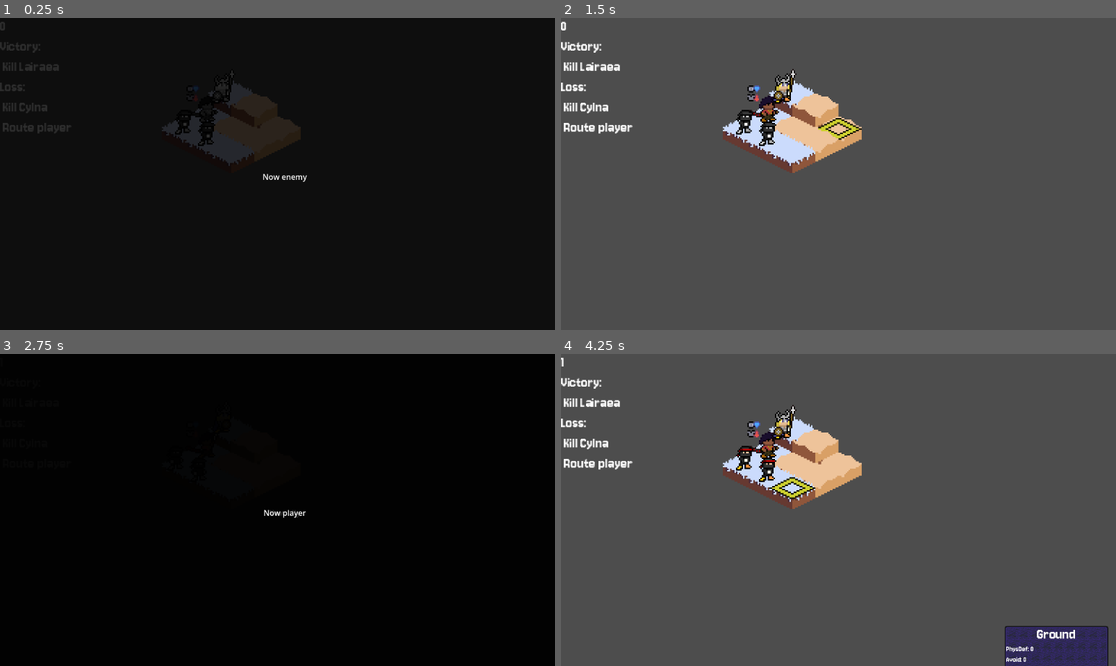
Above: before the commit, frames 1-4 (two rows, left to right).
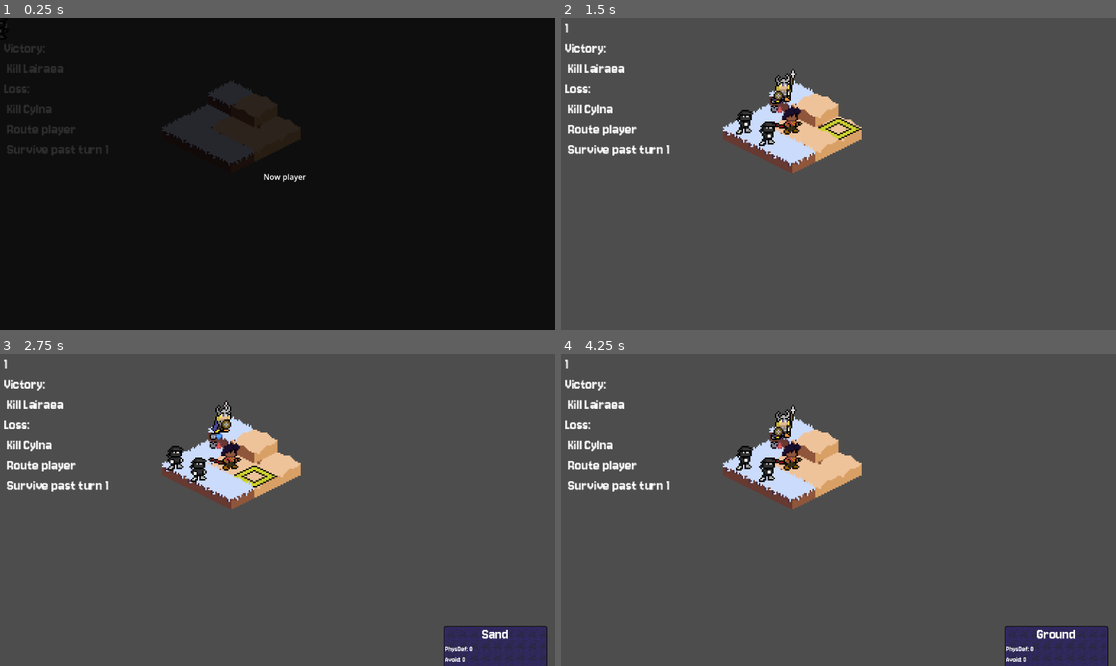
Above: after the commit, the same moments.

Repository: Puffe14/godot-breaker-srpg
Game: Godot game, scene res://nodes/main_gui.tscn
The game is run twice, just before and just after one commit, with the same random seed, the same clock (stepped at 60 frames per second) and the same inputs.
Inputs (mouse positions are in pixels of both pictures, inside the frame that each line leads up to):
- Up to frame 1 (0.25 s): no input
- Up to frame 2 (1.5 s): tap Enter at 0.5 s; move the mouse to (838, 127) at 0.52 s; click (838, 127) at 0.6 s; tap Tab (deselect) at 1.35 s
- Up to frame 3 (2.75 s): click (277, 463) at 1.55 s; tap R (retry, bound only after the commit) at 2 s; move the mouse to (255, 475) at 2.02 s; click (255, 475) at 2.1 s
- Up to frame 4 (4.25 s): click (816, 475) at 2.85 s; tap R (retry, bound only after the commit) at 3.5, 4.15 s; move the mouse to (794, 488) at 3.52 s; tap Tab (deselect) at 3.6 s; click (794, 488) at 3.8 s

The runs differ from the first frame. In frame 1, 1.2% of the frame differs, in the area x 0-56%, y 1-53%; in frame 2, 2.0%; in frame 3, 100%, in the area x 0-100%, y 0-100%; in frame 4, 2.3%.

Commit message:
Fixed movement reading and added O for no counter.

Diff:
--- a/nodes/main_gui.tscn
+++ b/nodes/main_gui.tscn
@@ -58,6 +58,8 @@
 
 [node name="MapInfoLabel" type="Label" parent="HUD" unique_id=1166450183]
 layout_mode = 0
-offset_right = 40.0
-offset_bottom = 18.0
+offset_left = 9.0
+offset_top = 4.0
+offset_right = 49.0
+offset_bottom = 22.0
 scale = Vector2(2, 2)
--- a/project.godot
+++ b/project.godot
@@ -38,6 +38,11 @@
 , Object(InputEventMouseButton,"resource_local_to_scene":false,"resource_name":"","device":-1,"window_id":0,"alt_presse …(244 unchanged characters)…
 ]
 }
+retry={
+"deadzone": 0.2,
+"events": [Object(InputEventKey,"resource_local_to_scene":false,"resource_name":"","device":-1,"window_id":0,"alt_pressed":false,"shift_pressed":false,"ctrl_pressed":false,"meta_pressed":false,"pressed":false,"keycode":0,"physical_keycode":82,"key_label":0,"unicode":114,"location":0,"echo":false,"script":null)
+]
+}
 
 [rendering]
 
--- /dev/null
+++ b/resources/data/maps/map_2.json
@@ -0,0 +1,69 @@
+{
+	"enemies": [
+	  [
+		["Lochagos",0,[10,0]],
+		["Medic",0,[9,3]]
+	  ],
+	  [
+		["Fusiller",0,[3,2]],
+		["Warrior",0,[3,3]]
+	  ],
+	  [
+		["Swordsman",0,[7,4]],
+		["Warrior",0,[9,4]]
+	  ]
+	],
+	"allies": [
+	 [ ["Slingman",0,[6,1]] ]
+	],
+	"joining": [
+	  ["Geblah",0,[0,2]],
+	  ["Lairaea",0,[0,4]]
+	],
+	"events": {
+	  "aynia_joins": {
+		"title": "reinforcement",
+		"units": [
+		  ["Aynia",[4,5]]
+		],
+		"team": "Player",
+		"turns": [2]
+	  },
+	  "knight_appears": {
+		"title": "reinforcement",
+		"units": [
+		  ["Lochagos",[0,0]]
+		],
+		"team": "Enemy",
+		"turns": [3,4]
+	  }
+	},
+	"grid": {
+	  "tiles": ["grf","grf","thc","thc","thc","grf","grf","grf","grf","grf","grf",
+				"grf","grf","thc","thc","thc","grf","gbu","thc","thc","grf","grf",
+				"grf","grf","grf","grf","grf","grf","grf","grf","grf","grf","grf",
+				"grf","grf","grf","grf","grf","grf","grf","grf","grf","grf","grf",
+				"grf","grf","grf","grf","grf","gbu","grf","grf","grf","grf","grf",
+				"grf","grf","grf","grf","grf","grf","grf","grf","grf","grf","thc",
+				"grf","grf","grf","grf","grf","grf","grf","grf","grf","thc","thc"
+	  ],
+	  "row": 11,
+	  "column": 7,
+	  "elevation": [2,1,4,4,4,3,3,2,1,0,0,
+					2,1,4,4,4,2,2,3,3,0,0,
+					2,1,1,2,2,2,2,2,0,0,0,
+					1,1,1,2,2,2,2,2,0,0,0,
+					1,1,2,2,2,2,2,2,2,0,0,
+					2,1,1,5,5,5,2,2,2,1,2,
+					2,1,1,5,5,5,2,2,2,2,2
+	  ]
+	},
+	"clear": {
+	  "title": "survive",
+	  "limit": 5
+	},
+	"lose": [],
+	"deploy": [[0,3]],
+	"rotation": 0,
+	"turnNumber": 1
+  }
--- a/resources/data/maps/test_map.json
+++ b/resources/data/maps/test_map.json
@@ -42,7 +42,11 @@
 		{
 		  "title": "route",
 		  "team": "player"
-		}
+		},
+		{
+		  "title": "survive",
+		  "limit": 1
+	  	}
 	],
 	"deploy": [[0,0],[0,1],[1,0]],
 	"rotation": 2,
--- a/scripts/components/action/game_over.gd
+++ b/scripts/components/action/game_over.gd
@@ -5,3 +5,5 @@
 	explain.addDialogue("You've lost.")
 	print("Game over played.")
 	return explain
+
+var over = true
--- a/scripts/components/combat/combat.gd
+++ b/scripts/components/combat/combat.gd
@@ -236,8 +236,10 @@
 		arw = "->>"
 	elif speed_diff >= Rules.doubleDiff:
 		arw = "->->"
+	if target_attacks < 1:
+		arw = arw + "O"
 	elif speed_diff <= -Rules.doubleDiff:
-		arw = "-<-<"
+		arw = arw + "<-<"
 	elif skill_diff <= Rules.vantageDiff:
 		arw = "<" + arw
 	return arw
--- a/scripts/components/game/file_loader.gd
+++ b/scripts/components/game/file_loader.gd
@@ -63,6 +63,7 @@
 
 func reread_map(map: FieldMap):
 	map.grid = Grid.new()
+	map.turnNumber = 1
 	var map_json = load("res://resources/data/maps/test_map.json").data
 
 	# boundaries
--- a/scripts/components/game/game.gd
+++ b/scripts/components/game/game.gd
@@ -7,7 +7,7 @@
 var changeMap: bool = false
 var currentTurn: int = 0
 # Who is doing what to whom?
-var turnOf: Units.Team = Units.Team.Enemy
+var turnOf: Units.Team = Units.Team.Player
 @export var player: Organisation = null
 var acting: Units = null
 var target: Units = null
--- a/scripts/components/maps/conditions/survive.gd
+++ b/scripts/components/maps/conditions/survive.gd
@@ -2,7 +2,7 @@
 
 var turn_limit = 0
 
-func _init(_turn_limit: Array) -> void:
+func _init(_turn_limit: int) -> void:
 	turn_limit = _turn_limit
 
 ## Survive until a particular turn
@@ -10,4 +10,4 @@
 	return fieldMap.turnNumber > turn_limit
 
 func description() -> String:
-	return "Survive past turn " + turn_limit
+	return "Survive past turn " + str(turn_limit)
--- a/scripts/components/units/stats.gd
+++ b/scripts/components/units/stats.gd
@@ -63,5 +63,5 @@
 	sl.get("speed",0),
 	sl.get("defence",0),
 	sl.get("resistance",0),
-	sl.get("move",0),
+	sl.get("movement",0),
 	sl.get("jump",0))
--- a/scripts/ui/main_gui.gd
+++ b/scripts/ui/main_gui.gd
@@ -29,6 +29,8 @@
 
 func _process(_delta):
 	map.set_tiles_in_nodes()
+	if Input.is_action_just_pressed("retry"):
+		_ready()
 	if not continue_process: return
 	if Input.is_action_just_pressed("deselect"):
 		game.deSelect()
@@ -60,6 +62,7 @@
 		if current_action.closes_menu:
 			free_children(menu_node)
 		await get_tree().create_timer(current_action.actLength).timeout
+		if current_action.get("over"): on_lose()
 		continue_process = true
 
 ### UNIT NODE HANDLING ###
@@ -188,3 +191,13 @@
 		show_movement_range()
 		menu_node.add_child(menu)
 		print("made menu", thing)
+
+func on_lose():
+	var msg: String = ""
+	if game:
+		msg = "The heroes have fallen."
+	var msg_node = fade_msg.instantiate()
+	msg_node.create(msg)
+	add_child(msg_node)
+	await get_tree().create_timer(2).timeout
+	_ready()
